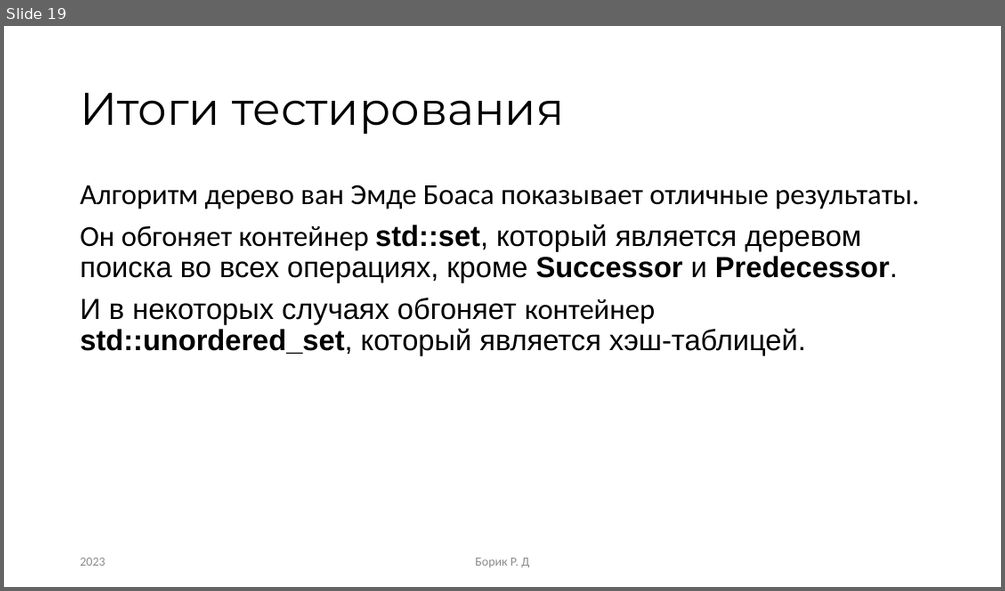
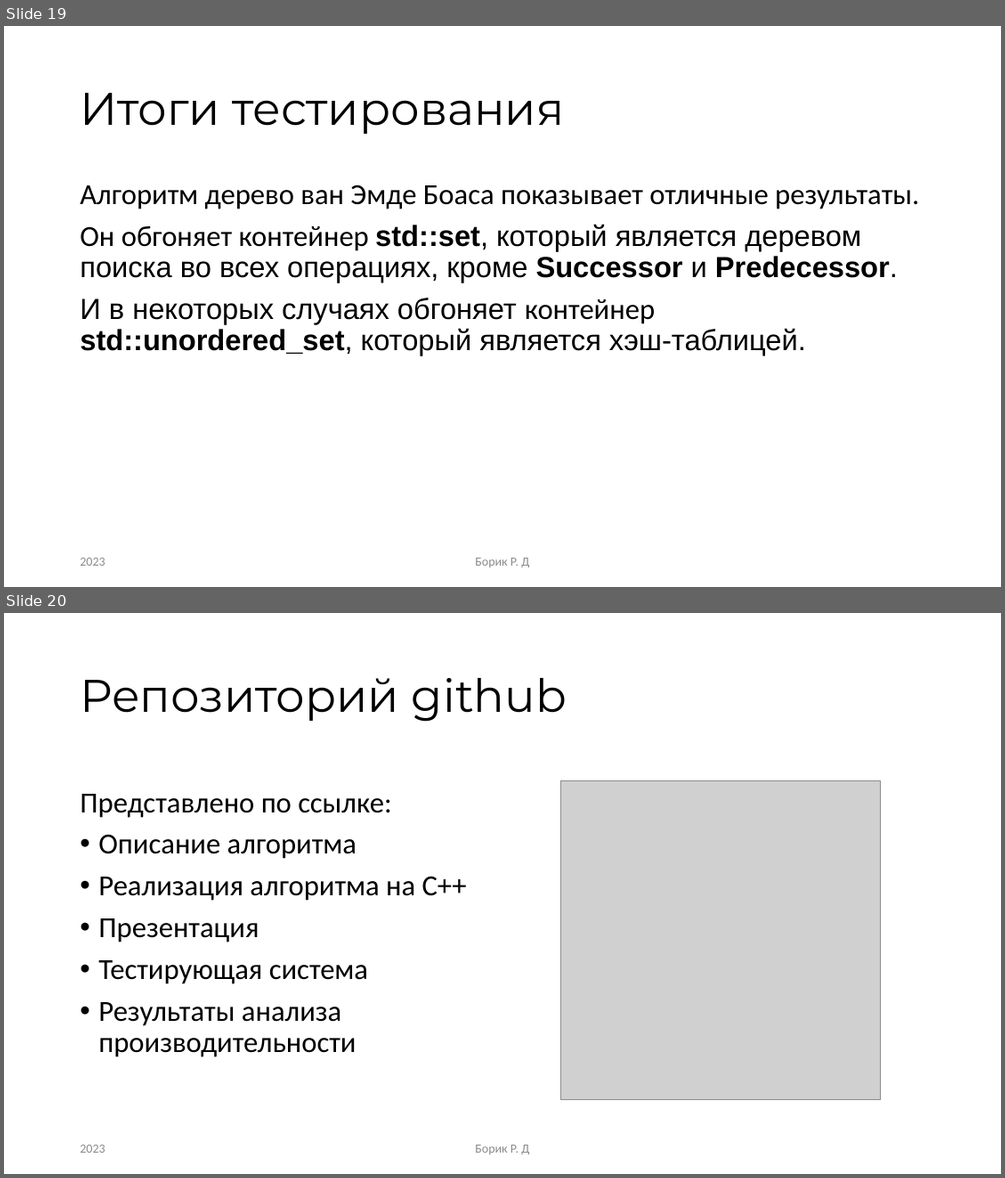
Before and after one commit to RandomServant/Van-Emde-Boas-tree, a slide deck: Presentation van Emde Boas tree.pptx. Shown one above the other, each under a label of ours: slide 19 before the commit, slides 19 and 20 after it. The pictures are 1005x591 and 1005x1178 pixels, drawn with LibreOffice and Linux fonts; fonts in the diff are those of the drawing; grey boxes stand for pictures. Boxes give left, top, right and bottom in pixels: in the first picture for what was removed or moved away, otherwise in the second. Text is boxed around its words. In the diff, an @@ line names an element or a change of style, - is before the commit and + after.

```diff
--- a/Presentation van Emde Boas tree.pptx
+++ b/Presentation van Emde Boas tree.pptx
@@ slide 20 added at [4,613,1001,1174], background #FFFFFF @@
@@ title added at [80,678,566,722], 44 pt, text #000000 @@
+Репозиторий github
@@ text added at [80,794,467,1057], 28 pt, text #000000 @@
+Представлено по ссылке:
+• Описание алгоритма
+• Реализация алгоритма на C++
+• Презентация
+• Тестирующая система
+• Результаты анализа производительности
@@ picture added at [561,780,881,1100] @@
@@ text added at [80,1144,105,1152], 12 pt, text #8C8C8C @@
+2023
@@ text added at [475,1144,529,1154], 12 pt, text #8C8C8C @@
+Борик Р. Д
```
Also in this commit, not shown: 10 slides changed, 1 other file.
